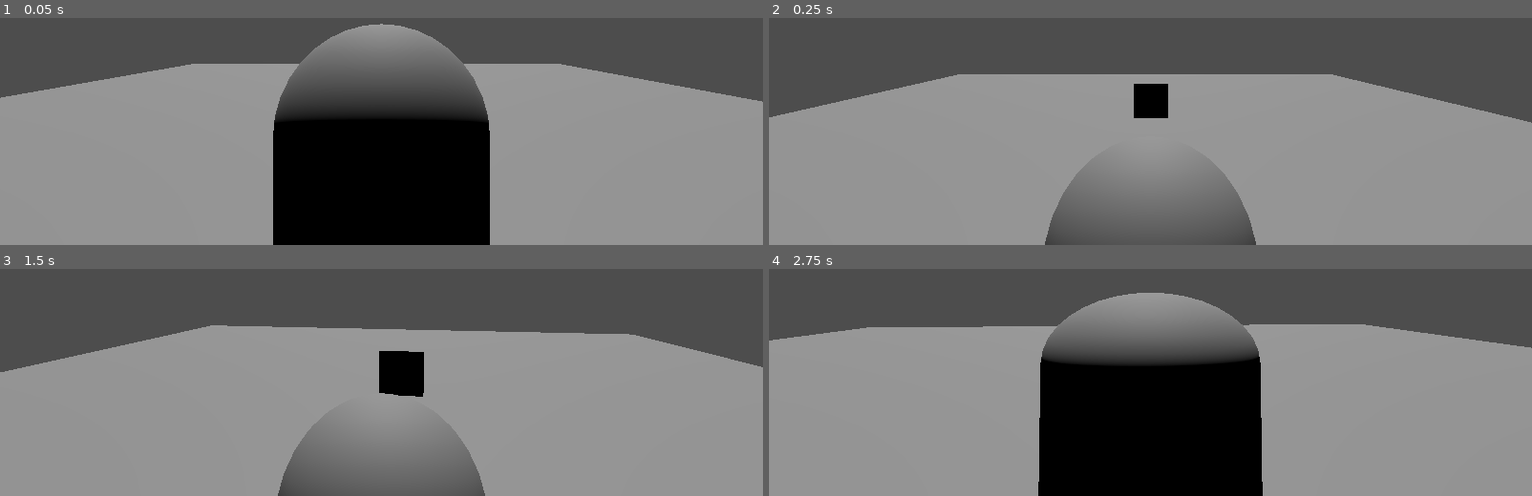
Above: before the commit, frames 1-4 (two rows, left to right).
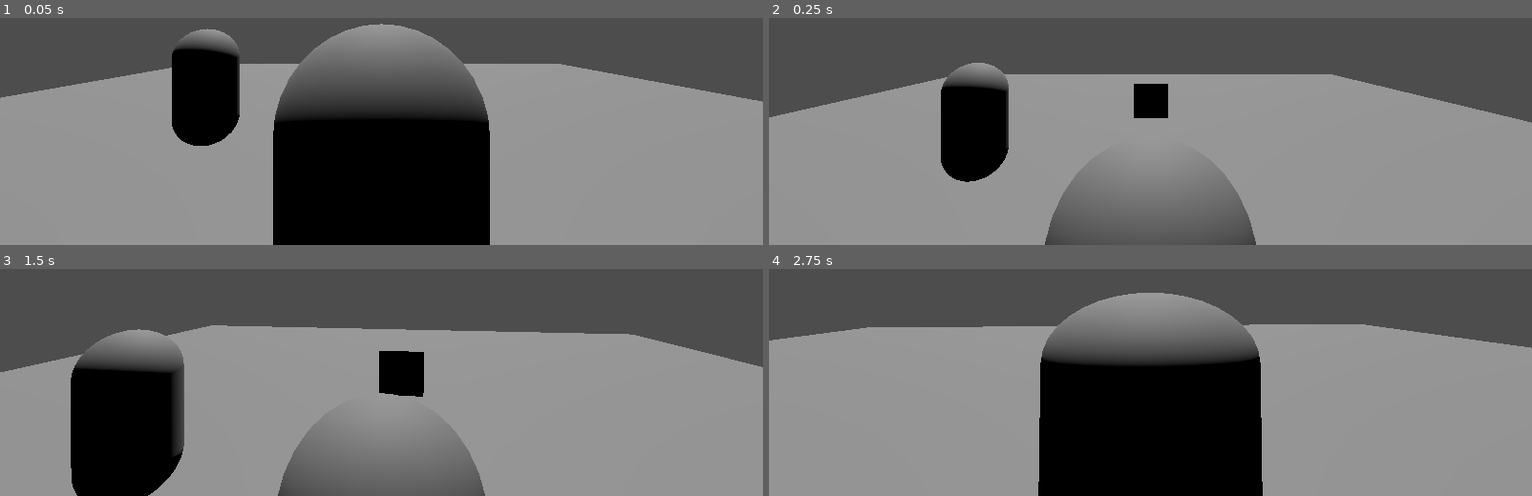
Above: after the commit, the same moments.

Repository: etper/dead-by-daylight
Game: Godot game, scene res://main.tscn
Same seed, same stepped clock (60 frames per second), same inputs: the game is played once before the commit and once after it.
Inputs (mouse positions are in pixels of both pictures, inside the frame that each line leads up to):
- Up to frame 1 (0.05 s): no input
- Up to frame 2 (0.25 s): no input
- Up to frame 3 (1.5 s): tap Enter (ui_accept) at 0.5, 0.77, 0.8, 1.07, 1.35 s; move the mouse to (419, 280) at 0.52 s; hold E (interact) 0.53-1.28 s; hold W (move_forward) from 0.53 s (still down); move the mouse to (343, 282) at 1.27 s
- Up to frame 4 (2.75 s): keep holding W (move_forward); tap Enter (ui_accept) at 1.52, 1.82, 2.3 s; tap E (interact) at 1.55 s; move the mouse to (1165, 273) at 2.02 s; hold Ctrl (crouch) from 2.03 s (still down)

The runs differ from the first frame. In frame 1, 3.8% of the frame differs, in the area x 22-32%, y 4-57%; in frame 2, 4.1%; in frame 3, 9.7%, in the area x 9-25%, y 26-100%; in frame 4, nothing differs.

Commit message:
healing v1

Diff:
--- a/Player.tscn
+++ b/Player.tscn
@@ -5,6 +5,8 @@
 [sub_resource type="CapsuleMesh" id="CapsuleMesh_kpjcp"]
 
 [sub_resource type="CapsuleShape3D" id="CapsuleShape3D_kne1u"]
+
+[sub_resource type="SphereShape3D" id="SphereShape3D_xhfnw"]
 
 [node name="Player" type="CharacterBody3D" unique_id=2024910709]
 script = ExtResource("1_xhfnw")
@@ -19,3 +21,12 @@
 transform = Transform3D(1, 0, 0, 0, 1, 0, 0, 0, 1, 0, 0.36281836, 1.3773539)
 
 [node name="Camera3D" type="Camera3D" parent="CameraPivot" unique_id=48838655]
+
+[node name="HealArea" type="Area3D" parent="." unique_id=69289239]
+
+[node name="CollisionShape3D" type="CollisionShape3D" parent="HealArea" unique_id=571967952]
+transform = Transform3D(2, 0, 0, 0, 2, 0, 0, 0, 2, 0, 0, 0)
+shape = SubResource("SphereShape3D_xhfnw")
+
+[connection signal="body_entered" from="HealArea" to="." method="_on_heal_area_body_entered"]
+[connection signal="body_exited" from="HealArea" to="." method="_on_heal_area_body_exited"]
--- a/main.tscn
+++ b/main.tscn
@@ -22,6 +22,10 @@
 [node name="Player" parent="." unique_id=2024910709 instance=ExtResource("1_ig7tw")]
 transform = Transform3D(1, 0, 0, 0, 1, 0, 0, 0, 1, 0.31512642, 1.0302658, 0.07598686)
 
+[node name="Player2" parent="." unique_id=1765421124 instance=ExtResource("1_ig7tw")]
+transform = Transform3D(1, 0, 0, 0, 1, 0, 0, 0, 1, -2.7076283, 1.0302658, -3.4030724)
+is_dummy = true
+
 [node name="DirectionalLight3D" type="DirectionalLight3D" parent="." unique_id=1074682427]
 transform = Transform3D(1, 0, 0, 0, -0.35115534, 0.9363172, 0, -0.9363172, -0.35115534, 0, 23.144346, 0)
 
--- a/player.gd
+++ b/player.gd
@@ -11,6 +11,23 @@
 @onready var camera_pivot = $CameraPivot
 @onready var camera = $CameraPivot/Camera3D
 
+@export var heal_time := 8.0
+
+@export var is_dummy := false
+
+var heal_progress := 0.0
+var is_being_healed := false
+
+var nearby_player = null
+
+enum HealthState {
+	HEALTHY,
+	INJURED,
+	DYING
+}
+
+var health_state = HealthState.HEALTHY
+
 var current_speed := 0.0
 var is_crouching := false
 
@@ -18,6 +35,9 @@
 
 func _ready():
 	Input.mouse_mode = Input.MOUSE_MODE_CAPTURED
+
+	if is_dummy:
+		health_state = HealthState.INJURED
 
 func _unhandled_input(event):
 
@@ -34,6 +54,15 @@
 		camera_pivot.rotation_degrees.x = pitch
 
 func _physics_process(delta):
+
+	if is_dummy:
+		return
+
+	if Input.is_action_just_pressed("ui_accept"):
+		health_state = HealthState.INJURED
+		print("INJURED")
+
+	handle_healing(delta)
 
 	# gravity
 	if not is_on_floor():
@@ -108,3 +137,38 @@
 		1.6,
 		0.2
 	)
+
+func _on_heal_area_body_entered(body):
+
+	if body != self and body.name == "Player":
+		nearby_player = body
+		print("ENTERED AREA: ", body.name)
+
+func _on_heal_area_body_exited(body):
+
+	if body == nearby_player:
+		nearby_player = null
+		print("EXITED AREA: ", body.name)
+
+func handle_healing(delta):
+
+	if nearby_player == null:
+		return
+
+	if nearby_player.health_state != HealthState.INJURED:
+		return
+
+	if Input.is_action_pressed("interact"):
+
+		print("HEAL FUNCTION RUNNING")
+
+		nearby_player.heal_progress += delta
+
+		print(nearby_player.heal_progress / nearby_player.heal_time)
+
+		if nearby_player.heal_progress >= nearby_player.heal_time:
+
+			nearby_player.health_state = HealthState.HEALTHY
+			nearby_player.heal_progress = 0.0
+
+			print("PLAYER HEALED")
